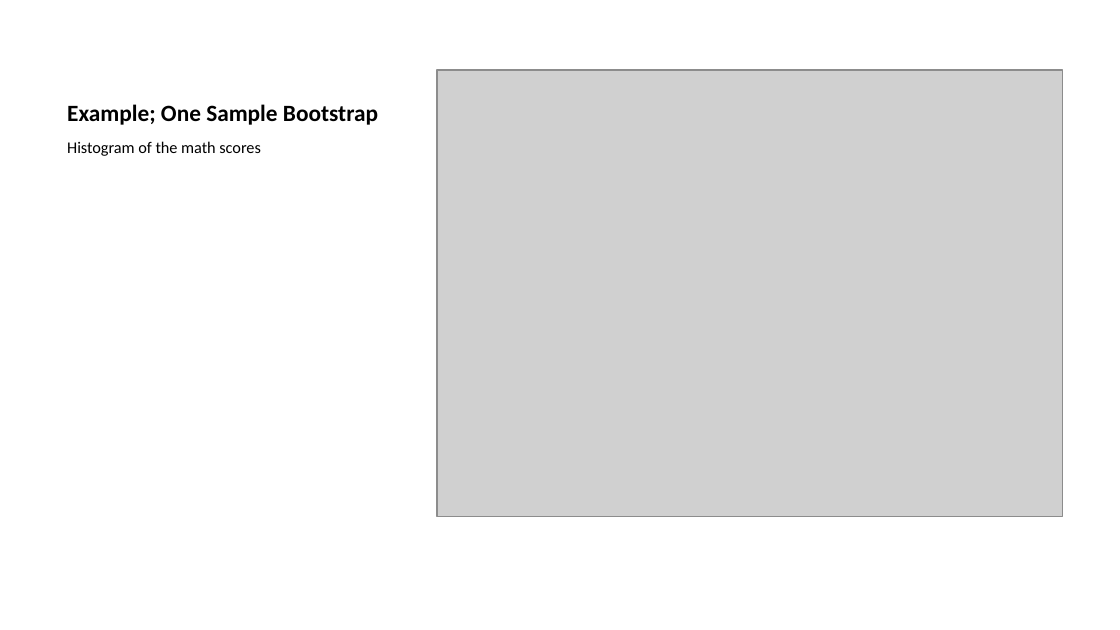
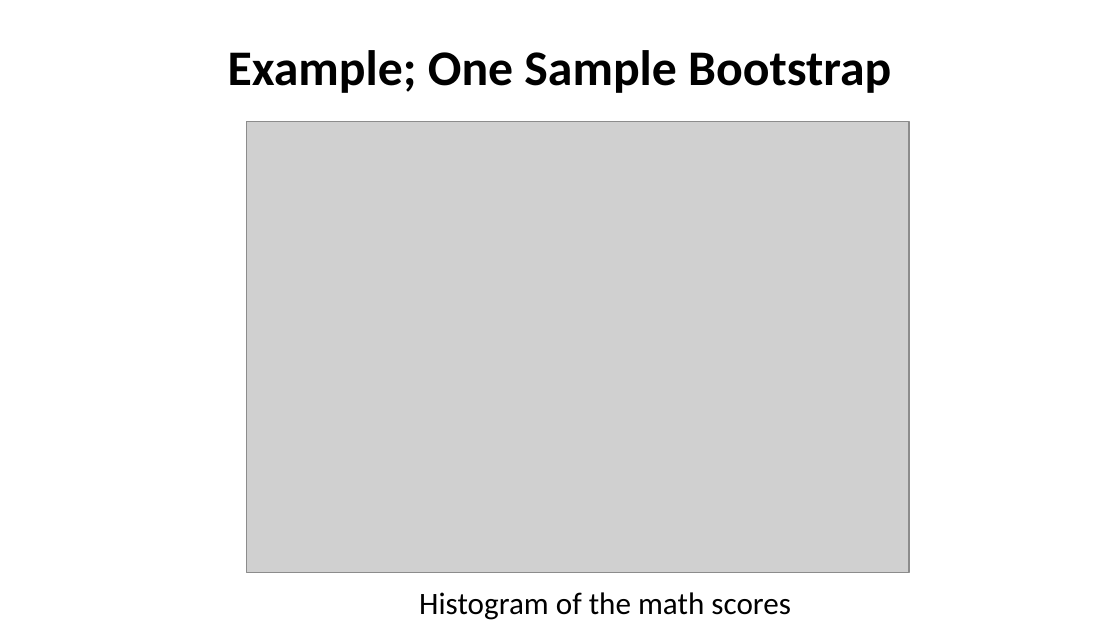
Before and after one commit to StephenElston/CSCI-E-83, a slide deck: slide 15 of LectureSlides/06b_IntroductionToBootstrap.pptx. Drawn at 1120x630 pixels with LibreOffice and Linux fonts; fonts in the diff are those of the drawing; grey boxes stand for pictures. Boxes give left, top, right and bottom in pixels: in the first picture for what was removed or moved away, otherwise in the second. Text is boxed around its words. In the diff, an @@ line names an element or a change of style, - is before the commit and + after.

```diff
--- a/LectureSlides/06b_IntroductionToBootstrap.pptx
+++ b/LectureSlides/06b_IntroductionToBootstrap.pptx
@@ title "Example; One Sample Bootstrap" at <box>228,50,891,93</box>: size 15 to 32 pt; alignment left to centre @@
@@ picture removed at <box>437,69,1062,516</box> @@
@@ picture added at <box>246,122,908,572</box> @@
@@ text "Histogram of the math scores": place and size @@
-text "Histogram of the math scores" at <box>67,141,261,156</box>
+text "Histogram of the math scores" at <box>419,592,791,620</box>
@@ text "Histogram of the math scores" at <box>419,592,791,620</box>: size 10.5 to 20 pt; alignment left to centre; more space between paragraphs @@
```
Also in this commit, not shown: 13 other slides changed, 1 slide added, 1 slide removed, 1 other file.
